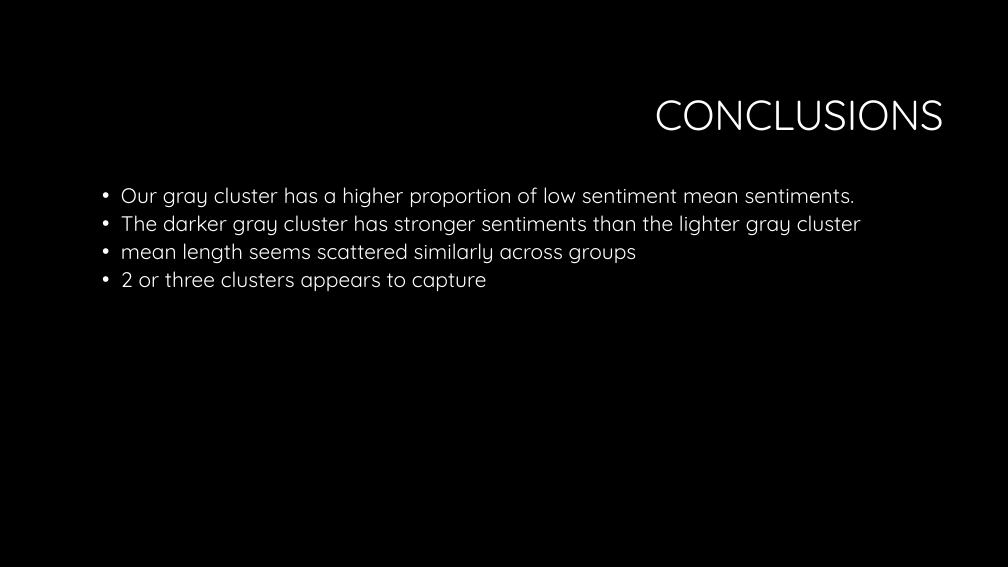
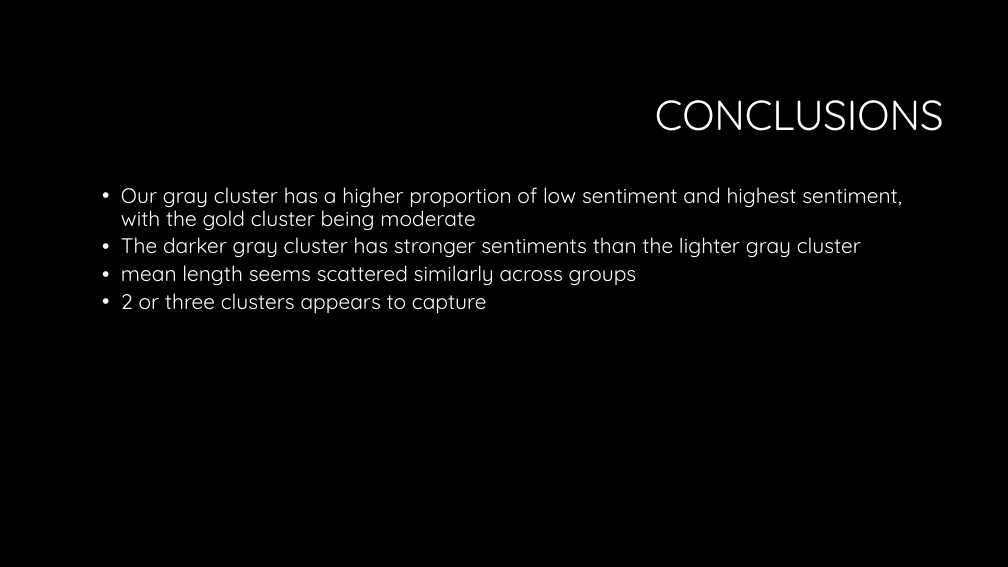
Before and after one commit to rwbuie/twitter_sentiment, a slide deck: slide 18 of Presentation/200605 presentation.pptx. Drawn at 1008x567 pixels with LibreOffice and Linux fonts; fonts in the diff are those of the drawing; background and template pictures are left out. Boxes give left, top, right and bottom in pixels: in the first picture for what was removed or moved away, otherwise in the second. Text is boxed around its words. In the diff, an @@ line names an element or a change of style, - is before the commit and + after.

```diff
--- a/Presentation/200605 presentation.pptx
+++ b/Presentation/200605 presentation.pptx
@@ text at bbox=[121, 187, 902, 231]: text changed @@
-  • Our gray cluster has a higher proportion of low sentiment mean sentiments.
+  • Our gray cluster has a higher proportion of low sentiment and highest sentiment, with the gold cluster being moderate
```
Also in this commit, not shown: 4 other slides changed, 5 other files.
